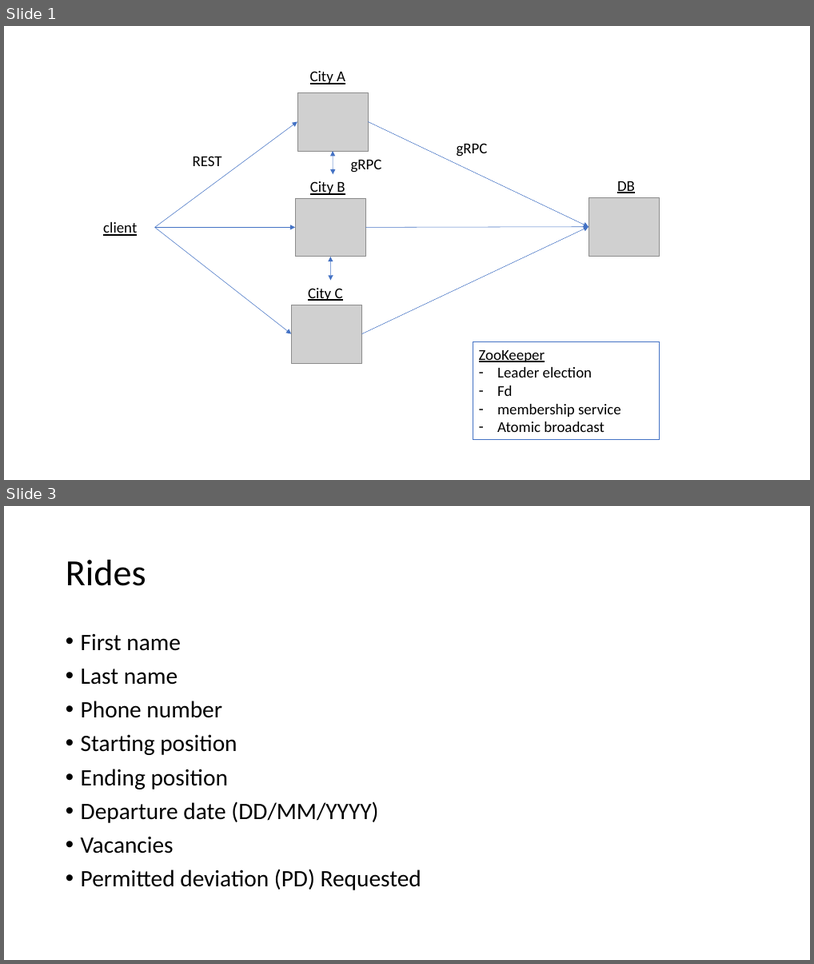
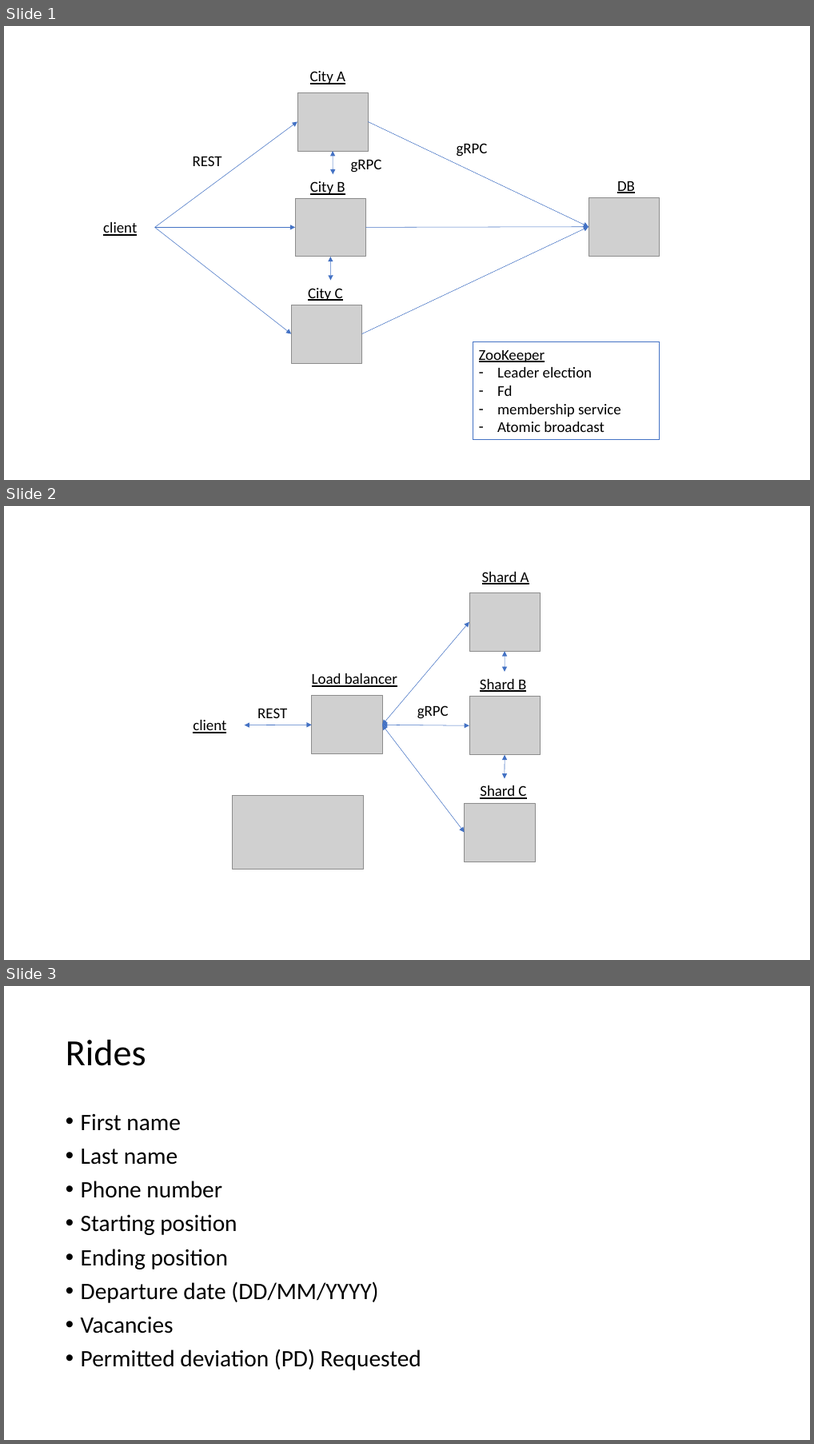
Before and after one commit to hagar21/DistributedSystems2, a slide deck: DS2/hw2Design.pptx. Shown one above the other, each under a label of ours: slides 1 and 3 before the commit, slides 1, 2 and 3 after it; the slides between them are not shown. The pictures are 814x964 and 814x1444 pixels, drawn with LibreOffice and Linux fonts; fonts in the diff are those of the drawing; grey boxes stand for pictures. Boxes give left, top, right and bottom in pixels: in the first picture for what was removed or moved away, otherwise in the second. Text is boxed around its words. In the diff, an @@ line names an element or a change of style, - is before the commit and + after.

```diff
--- a/DS2/hw2Design.pptx
+++ b/DS2/hw2Design.pptx
@@ slide 2 added at [4, 506, 810, 960], background #FFFFFF @@
@@ group added at [193, 572, 541, 869]: 7 texts, 6 double arrows, 5 pictures @@
+Shard A
+Shard C
+Shard B
+Load balancer
+client
+REST
+gRPC
```
Also in this commit, not shown: 1 slide changed, 1 other slide added, 1 slide removed, 2 other files.
